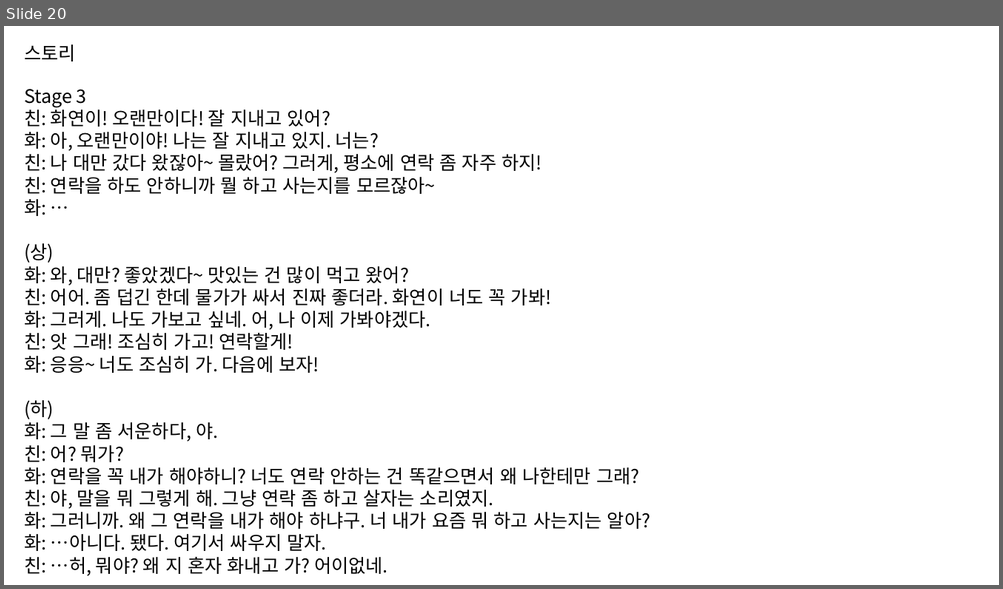
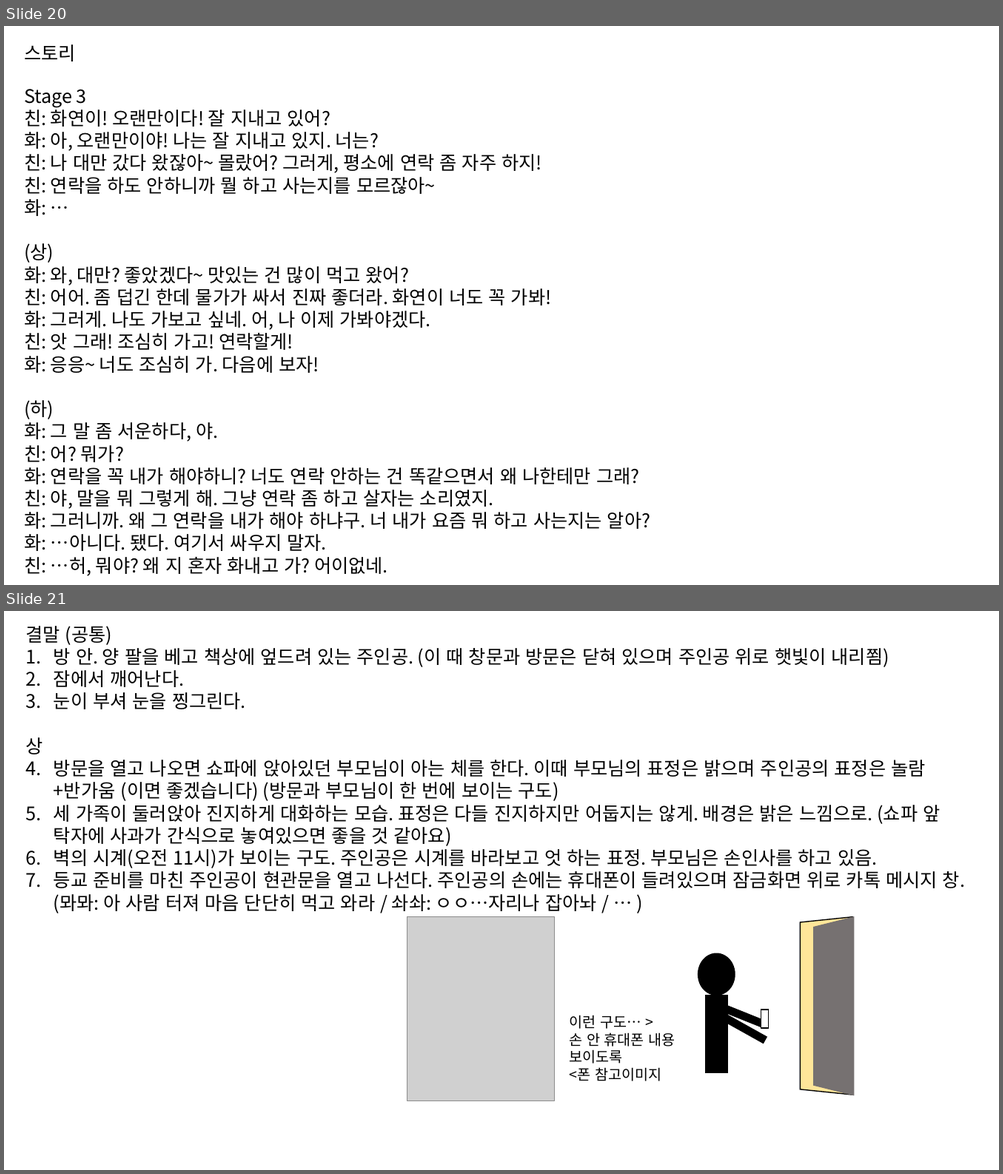
Before and after one commit to ordinaryhan/Project_Poison, a slide deck: 기획/프로젝트 독 기획.pptx. Shown one above the other, each under a label of ours: slide 20 before the commit, slides 20 and 21 after it. The pictures are 1003x589 and 1003x1174 pixels, drawn with LibreOffice and Linux fonts; fonts in the diff are those of the drawing; grey boxes stand for pictures. Boxes give left, top, right and bottom in pixels: in the first picture for what was removed or moved away, otherwise in the second. Text is boxed around its words. In the diff, an @@ line names an element or a change of style, - is before the commit and + after.

Commit message:
결말
기획 결말 추가

```diff
--- a/기획/프로젝트 독 기획.pptx
+++ b/기획/프로젝트 독 기획.pptx
@@ slide 21 added at (4,611,999,1170), background #FFFFFF @@
@@ text added at (25,626,965,914), 18 pt, text #000000 @@
+결말 (공통)
+1. 방 안. 양 팔을 베고 책상에 엎드려 있는 주인공. (이 때 창문과 방문은 닫혀 있으며 주인공 위로 햇빛이 내리쬠)
+2. 잠에서 깨어난다.
+3. 눈이 부셔 눈을 찡그린다.
+상
+1. 방문을 열고 나오면 쇼파에 앉아있던 부모님이 아는 체를 한다. 이때 부모님의 표정은 밝으며 주인공의 표정은 놀람+반가움 (이면 좋겠습니다) (방문과 부모님이 한 번에 보이는 구도)
+2. 세 가족이 둘러앉아 진지하게 대화하는 모습. 표정은 다들 진지하지만 어둡지는 않게. 배경은 밝은 느낌으로. (쇼파 앞 탁자에 사과가 간식으로 놓여있으면 좋을 것 같아요)
+3. 벽의 시계(오전 11시)가 보이는 구도. 주인공은 시계를 바라보고 엇 하는 표정. 부모님은 손인사를 하고 있음.
+4. 등교 준비를 마친 주인공이 현관문을 열고 나선다. 주인공의 손에는 휴대폰이 들려있으며 잠금화면 위로 카톡 메시지 창. (뫄뫄: 아 사람 터져 마음 단단히 먹고 와라 / 솨솨: ㅇㅇ…자리나 잡아놔 / … )
@@ picture added at (407,917,555,1101) @@
@@ trapezoid added at (800,917,853,1095), fill #FFE699, outline #000000 1 pt @@
@@ trapezoid added at (814,917,854,1096), fill #767171, outline #767171 1 pt @@
@@ ellipse added at (698,954,734,996), fill #000000, outline #000000 1 pt @@
@@ rectangle added at (706,995,727,1073), fill #000000, outline #000000 1 pt @@
@@ rectangle added at (708,1006,766,1043), fill #000000, outline #000000 1 pt @@
@@ rectangle added at (713,1002,766,1028), fill #000000, outline #000000 1 pt @@
@@ rectangle added at (760,1010,768,1029), fill #FFFFFF, outline #000000 1 pt @@
@@ text added at (569,1015,674,1082), 14 pt, text #000000 @@
+이런 구도… >
+손 안 휴대폰 내용 보이도록
+<폰 참고이미지
```
Also in this commit, not shown: 2 other slides added, 2 slides removed.
